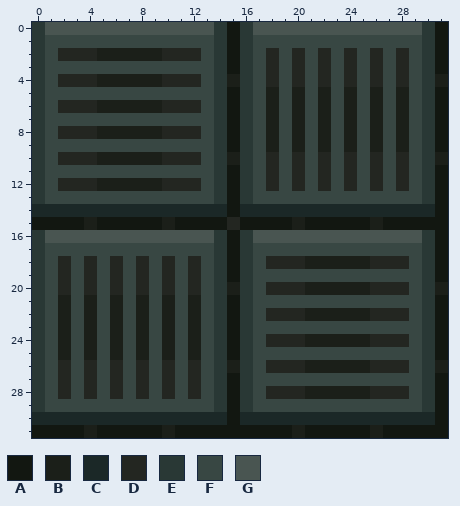
File history of a pixel-art sprite, Resources/Textures/_Impstation/Tiles/Maint/tech_maint.png. The first picture shows the starting point.
The file is 32x32 pixels.
Palette (. is transparent): A #121711  B #1b1f19  C #1b2827  D #232621  E #293835  F #384743  G #495551
Pixels before, first column x 0:
 0 EGGGGGGGGGGGGGEAEGGGGGGGGGGGGGEA
 1 EFFFFFFFFFFFFFEAEFFFFFFFFFFFFFEA
 2 EFDDDBBBBBDDDFEAEFDFDFDFDFDFDFEA
 3 EFFFFFFFFFFFFFEAEFDFDFDFDFDFDFEA
 4 EFDDDBBBBBDDDFEBEFDFDFDFDFDFDFEB
 5 EFFFFFFFFFFFFFEAEFBFBFBFBFBFBFEA
 6 EFDDDBBBBBDDDFEAEFBFBFBFBFBFBFEA
 7 EFFFFFFFFFFFFFEAEFBFBFBFBFBFBFEA
 8 EFDDDBBBBBDDDFEAEFBFBFBFBFBFBFEA
 9 EFFFFFFFFFFFFFEAEFBFBFBFBFBFBFEA
10 EFDDDBBBBBDDDFEBEFDFDFDFDFDFDFEB
11 EFFFFFFFFFFFFFEAEFDFDFDFDFDFDFEA
12 EFDDDBBBBBDDDFEAEFDFDFDFDFDFDFEA
13 EFFFFFFFFFFFFFEAEFFFFFFFFFFFFFEA
14 CCCCCCCCCCCCCCCACCCCCCCCCCCCCCCA
15 AAAABAAAAABAAAADAAAABAAAAABAAAAA
16 EGGGGGGGGGGGGGEAEGGGGGGGGGGGGGEA
17 EFFFFFFFFFFFFFEAEFFFFFFFFFFFFFEA
18 EFDFDFDFDFDFDFEAEFDDDBBBBBDDDFEA
19 EFDFDFDFDFDFDFEAEFFFFFFFFFFFFFEA
20 EFDFDFDFDFDFDFEBEFDDDBBBBBDDDFEB
21 EFBFBFBFBFBFBFEAEFFFFFFFFFFFFFEA
22 EFBFBFBFBFBFBFEAEFDDDBBBBBDDDFEA
23 EFBFBFBFBFBFBFEAEFFFFFFFFFFFFFEA
24 EFBFBFBFBFBFBFEAEFDDDBBBBBDDDFEA
25 EFBFBFBFBFBFBFEAEFFFFFFFFFFFFFEA
26 EFDFDFDFDFDFDFEBEFDDDBBBBBDDDFEB
27 EFDFDFDFDFDFDFEAEFFFFFFFFFFFFFEA
28 EFDFDFDFDFDFDFEAEFDDDBBBBBDDDFEA
29 EFFFFFFFFFFFFFEAEFFFFFFFFFFFFFEA
30 CCCCCCCCCCCCCCCACCCCCCCCCCCCCCCA
31 AAAABAAAAABAAAAAAAAABAAAAABAAAAA
New version:
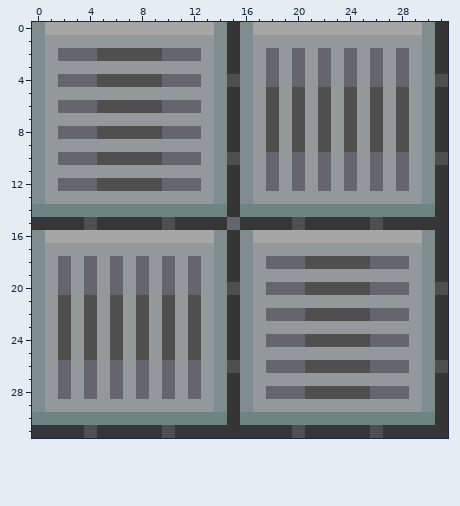
From old to new:
{"colour":"A","old":"#121711","new":"#363636"}
{"colour":"B","old":"#1b1f19","new":"#4f4f4f"}
{"colour":"C","old":"#1b2827","new":"#6d8381"}
{"colour":"D","old":"#232621","new":"#64656d"}
{"colour":"E","old":"#293835","new":"#808d8e"}
{"colour":"F","old":"#384743","new":"#93989a"}
{"colour":"G","old":"#495551","new":"#a6a6a6"}
{"label":"changed","picture_box":[32,22,448,438]}
